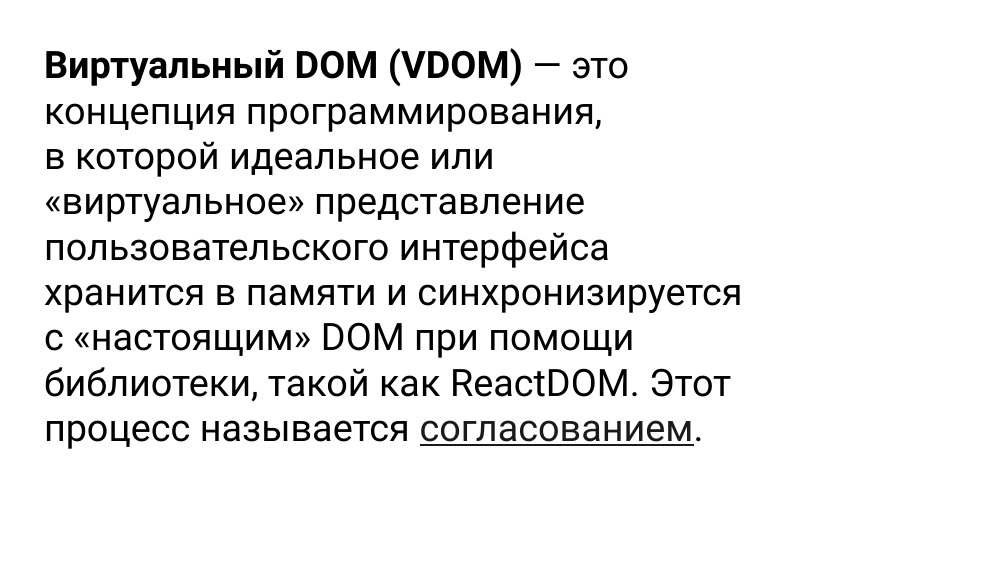
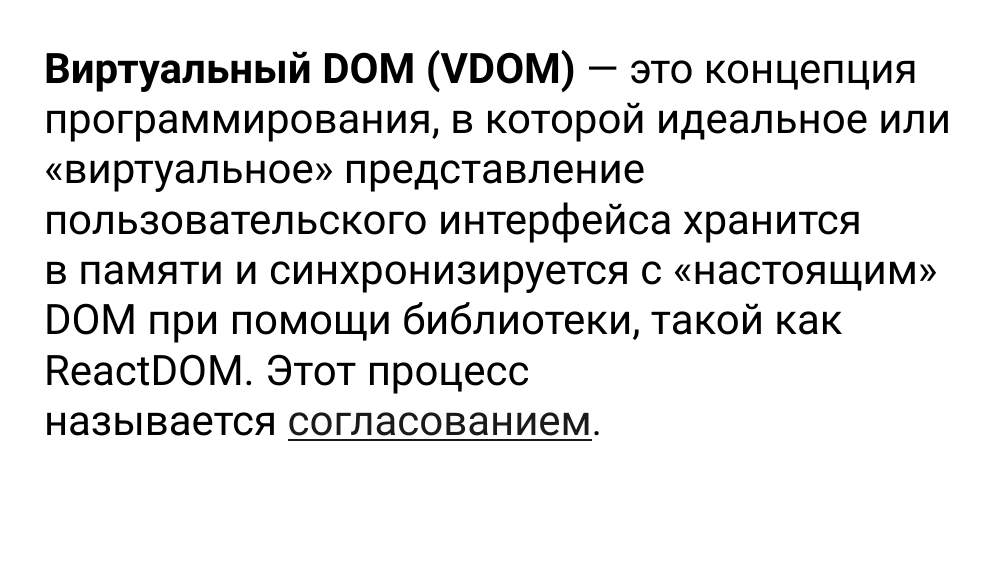
Before and after one commit to spiderpoul/react-redux-hooks, a slide deck: slide 14 of React.pptx (slide 12 before the commit). Drawn at 1008x567 pixels with LibreOffice and Linux fonts; fonts in the diff are those of the drawing. Boxes give left, top, right and bottom in pixels: in the first picture for what was removed or moved away, otherwise in the second. Text is boxed around its words. In the diff, an @@ line names an element or a change of style, - is before the commit and + after.

```diff
--- a/React.pptx
+++ b/React.pptx
@@ text "Виртуальный DOM (VDOM) — это ..." at [44,50,951,441]: size 36 to 40 pt @@
```
Also in this commit, not shown: 3 other slides changed, 32 other files.
